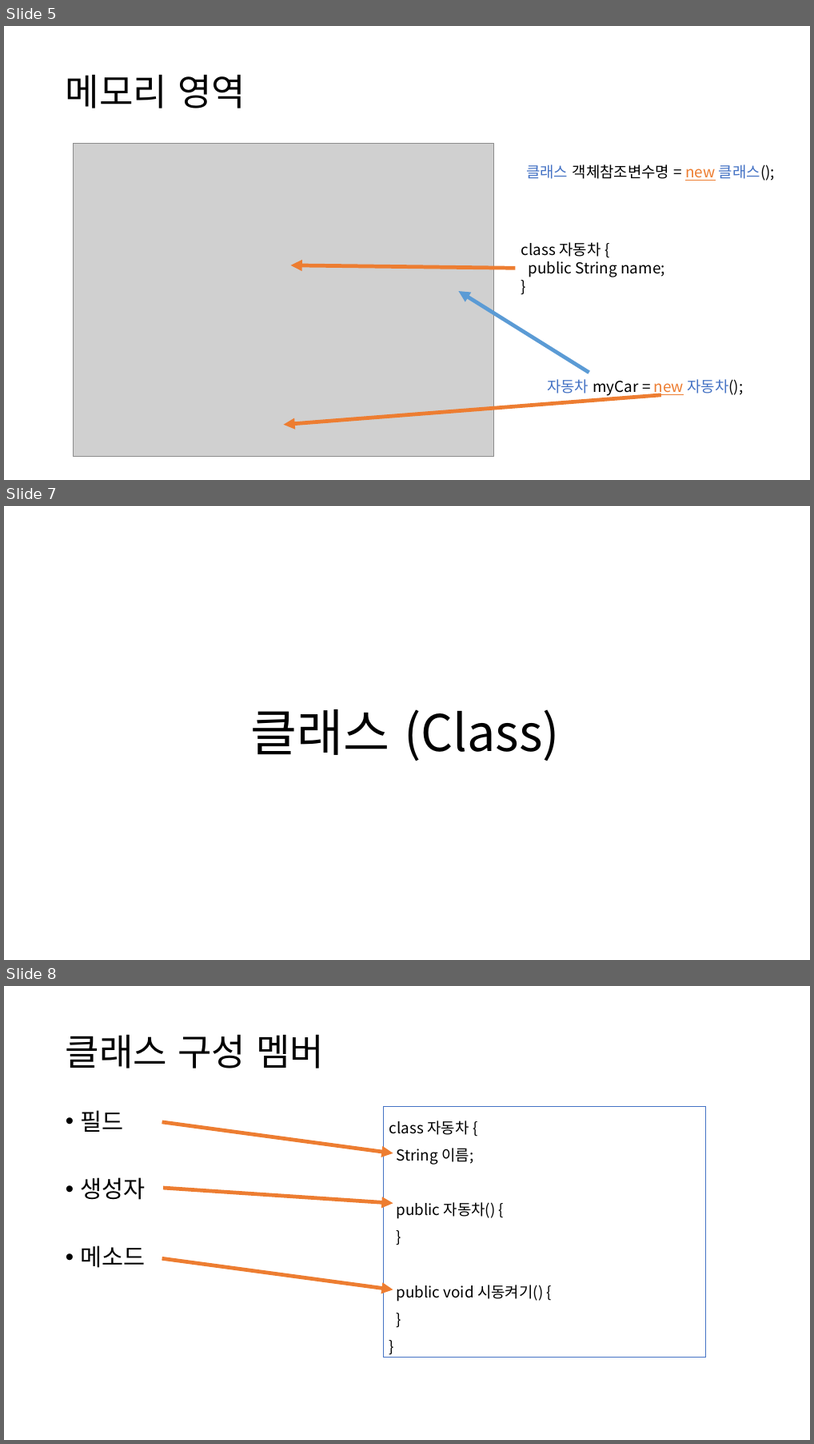
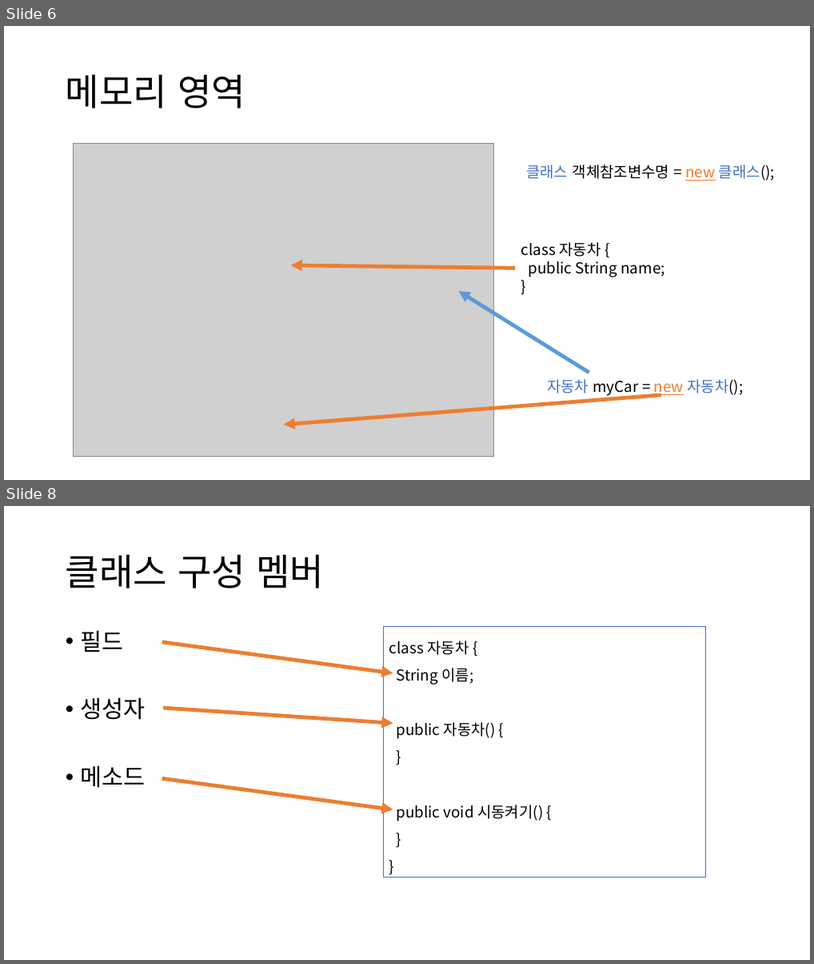
Before and after one commit to YonghoChoi/develop-note, a slide deck: ppt/객체지향 기본.pptx. Shown one above the other, each under a label of ours: slides 5, 7 and 8 before the commit, slides 6 and 8 after it; the slides between them are not shown. The pictures are 814x1444 and 814x964 pixels, drawn with LibreOffice and Linux fonts; fonts in the diff are those of the drawing; grey boxes stand for pictures. Boxes give left, top, right and bottom in pixels: in the first picture for what was removed or moved away, otherwise in the second. Text is boxed around its words. In the diff, an @@ line names an element or a change of style, - is before the commit and + after.

```diff
--- a/ppt/객체지향 기본.pptx
+++ b/ppt/객체지향 기본.pptx
@@ slide 7 removed at (4, 506, 810, 960), background #FFFFFF @@
@@ title removed at (251, 709, 560, 760) @@
-클래스 (Class)
@@ what was slide 5 is now slide 6 @@
```
Also in this commit, not shown: 10 slides changed, 2 slides added.
